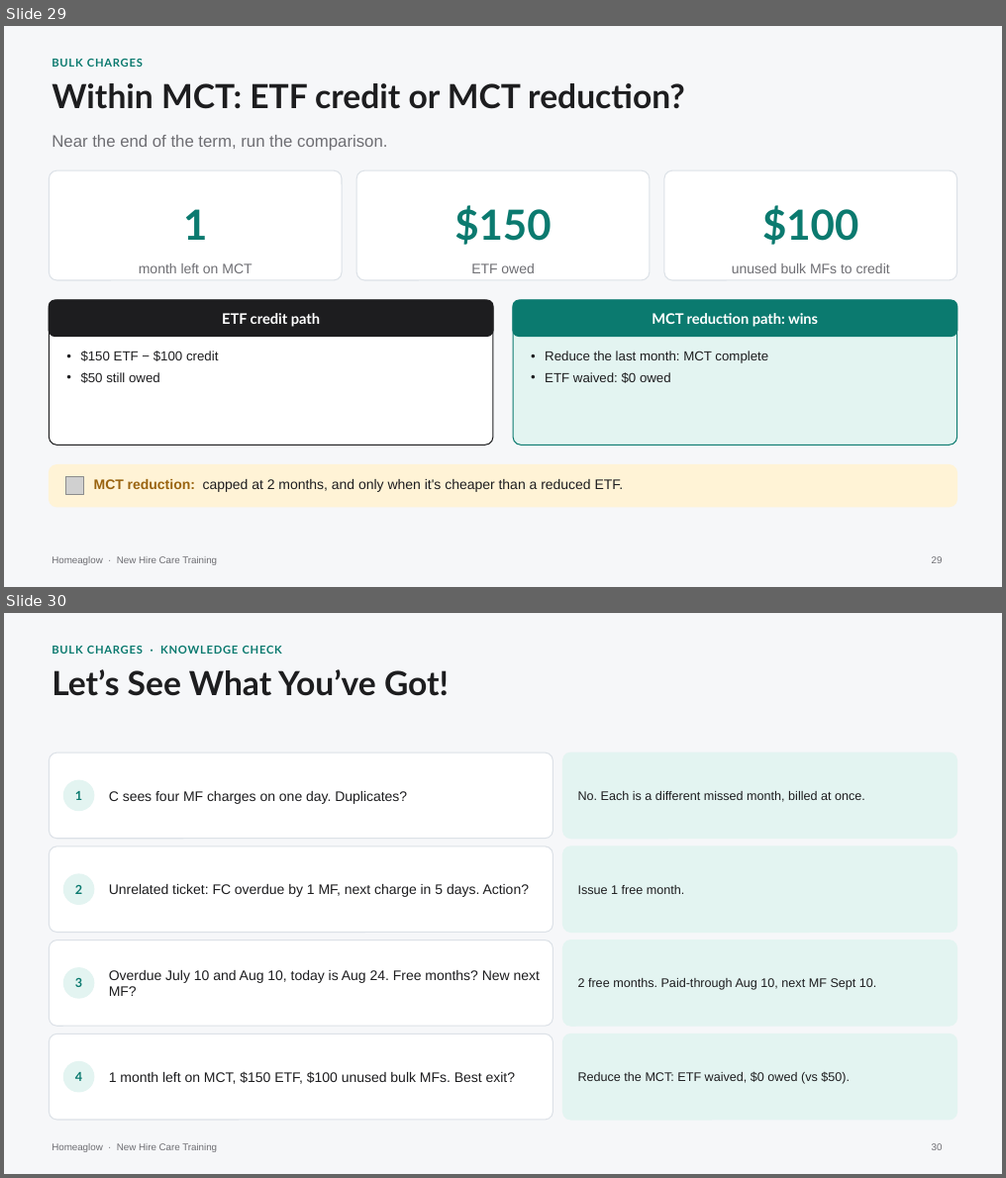
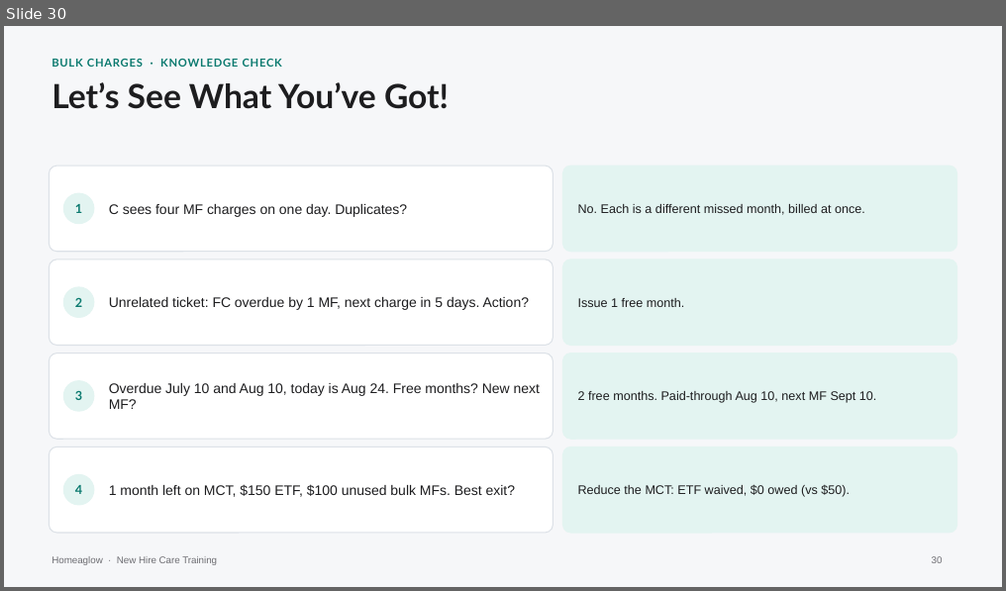
Before and after one commit to anjulimichelle/training, a slide deck: refunds-abuse-duplicates-bulk/refunds-abuse-duplicates-bulk.pptx. Shown one above the other, each under a label of ours: slides 29 and 30 before the commit, slide 30 after it. The pictures are 1006x1178 and 1006x591 pixels, drawn with LibreOffice and Linux fonts; fonts in the diff are those of the drawing; grey boxes stand for pictures. Boxes give left, top, right and bottom in pixels: in the first picture for what was removed or moved away, otherwise in the second. Text is boxed around its words. In the diff, an @@ line names an element or a change of style, - is before the commit and + after.

```diff
--- a/refunds-abuse-duplicates-bulk/refunds-abuse-duplicates-bulk.pptx
+++ b/refunds-abuse-duplicates-bulk/refunds-abuse-duplicates-bulk.pptx
@@ slide 29 removed at (4,26,1002,587), background #F6F7F9; not listed: 1 template element that a slide beside it also shows @@
@@ text removed at (52,59,143,67) @@
-BULK CHARGES
@@ text removed at (52,83,685,109) @@
-Within MCT: ETF credit or MCT reduction?
@@ text removed at (52,135,387,151) @@
-Near the end of the term, run the comparison.
@@ rounded rectangle removed at (49,171,342,280) @@
@@ rounded rectangle removed at (356,171,648,280) @@
@@ rounded rectangle removed at (664,171,957,280) @@
@@ text removed at (183,209,207,240) @@
-1
@@ text removed at (454,205,550,245) @@
-$150
@@ text removed at (762,205,858,245) @@
-$100
@@ text removed at (139,264,252,274) @@
-month left on MCT
@@ text removed at (471,264,534,274) @@
-ETF owed
@@ text removed at (732,264,890,274) @@
-unused bulk MFs to credit
@@ rounded rectangle removed at (49,300,493,445) @@
@@ rounded rectangle removed at (49,300,493,336) @@
-ETF credit path
@@ rounded rectangle removed at (513,300,957,445) @@
@@ rounded rectangle removed at (513,300,957,336) @@
-MCT reduction path: wins
@@ text removed at (81,351,218,383) @@
-• $150 ETF − $100 credit
-• $50 still owed
@@ text removed at (545,351,768,383) @@
-• Reduce the last month: MCT complete
-• ETF waived: $0 owed
@@ rounded rectangle removed at (49,466,957,507) @@
@@ picture removed at (65,477,84,495) @@
@@ text removed at (94,479,624,492) @@
-MCT reduction: capped at 2 months, and only when it's cheaper than a reduced ETF.
@@ page number removed at (932,557,943,564) @@
-29
```
Also in this commit, not shown: 1 slide changed, 1 slide added, 1 other file.
